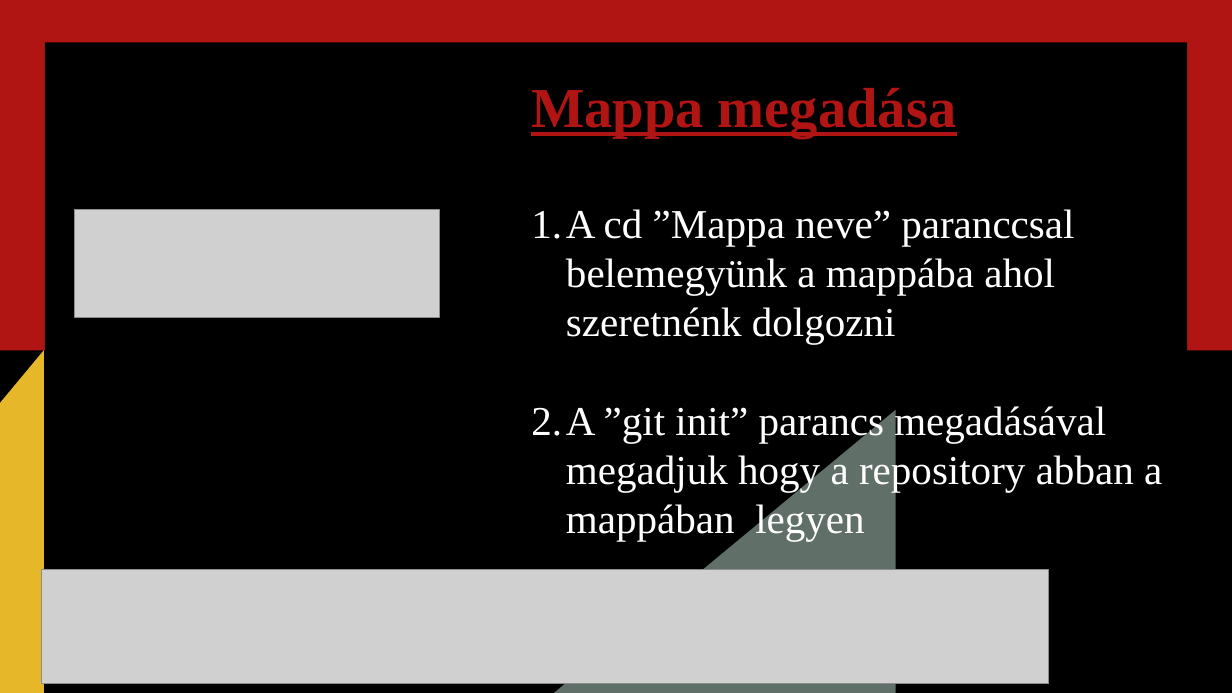
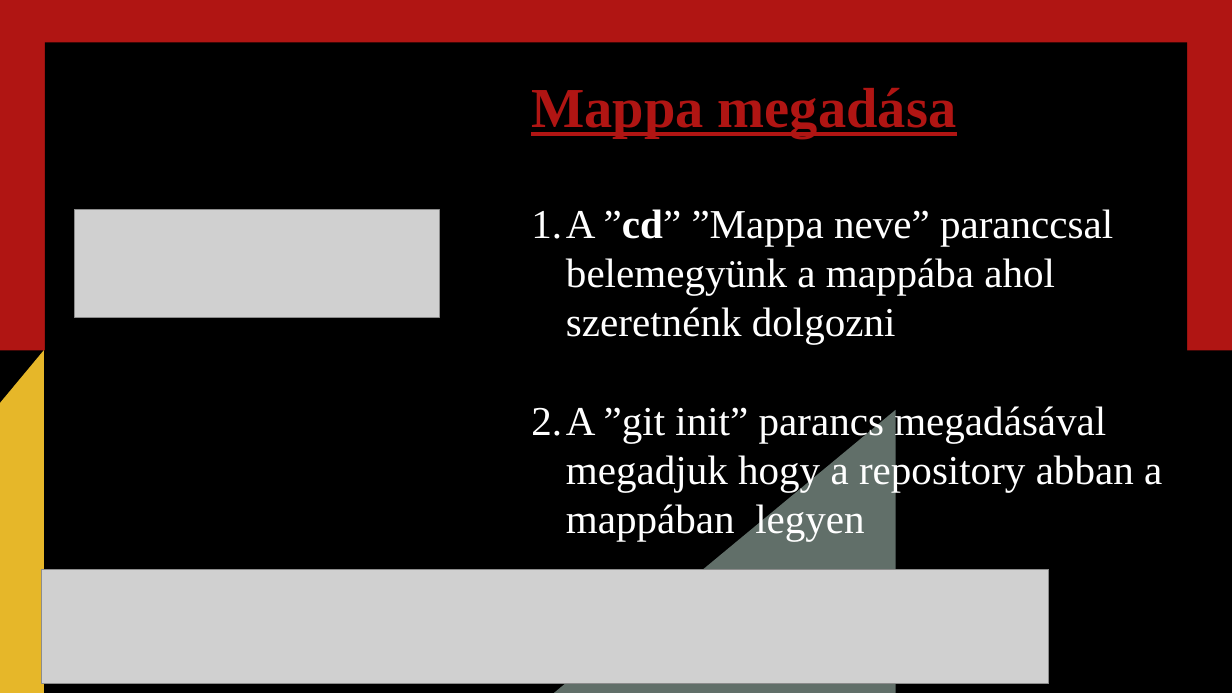
Before and after one commit to stoat315/ikt, a slide deck: slide 7 of GitHUBprezi.pptx. Drawn at 1232x693 pixels with LibreOffice and Linux fonts; fonts in the diff are those of the drawing; grey boxes stand for pictures; background and template pictures are left out. Boxes give left, top, right and bottom in pixels: in the first picture for what was removed or moved away, otherwise in the second. Text is boxed around its words. In the diff, an @@ line names an element or a change of style, - is before the commit and + after.

```diff
--- a/GitHUBprezi.pptx
+++ b/GitHUBprezi.pptx
@@ text at [531,209,1113,344]: text changed @@
-1. A cd ”Mappa neve” paranccsal belemegyünk a mappába ahol szeretnénk dolgozni
+1. A ”cd” ”Mappa neve” paranccsal belemegyünk a mappába ahol szeretnénk dolgozni
```
Also in this commit, not shown: 2 other slides changed, 1 other file.
